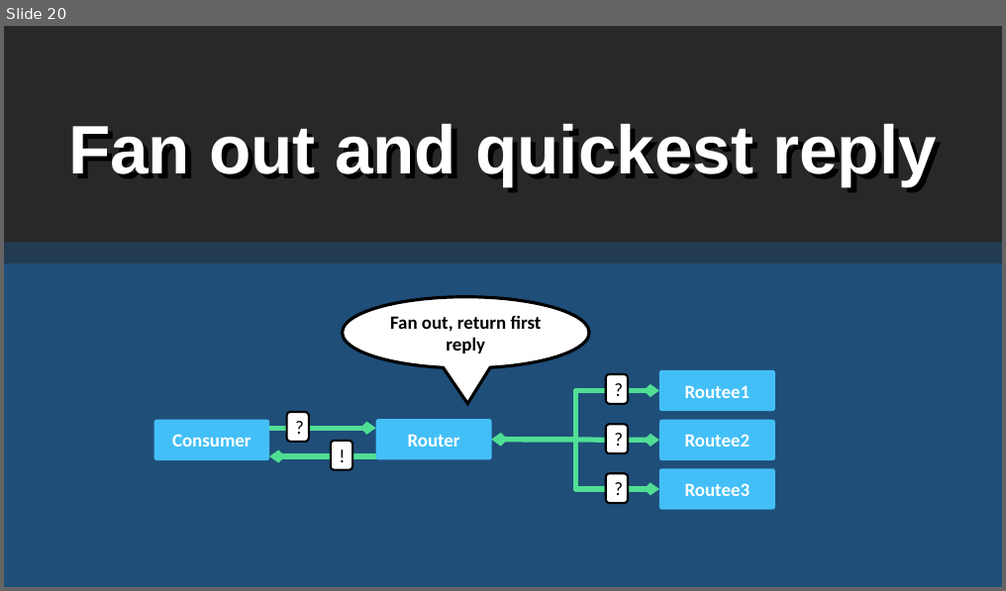
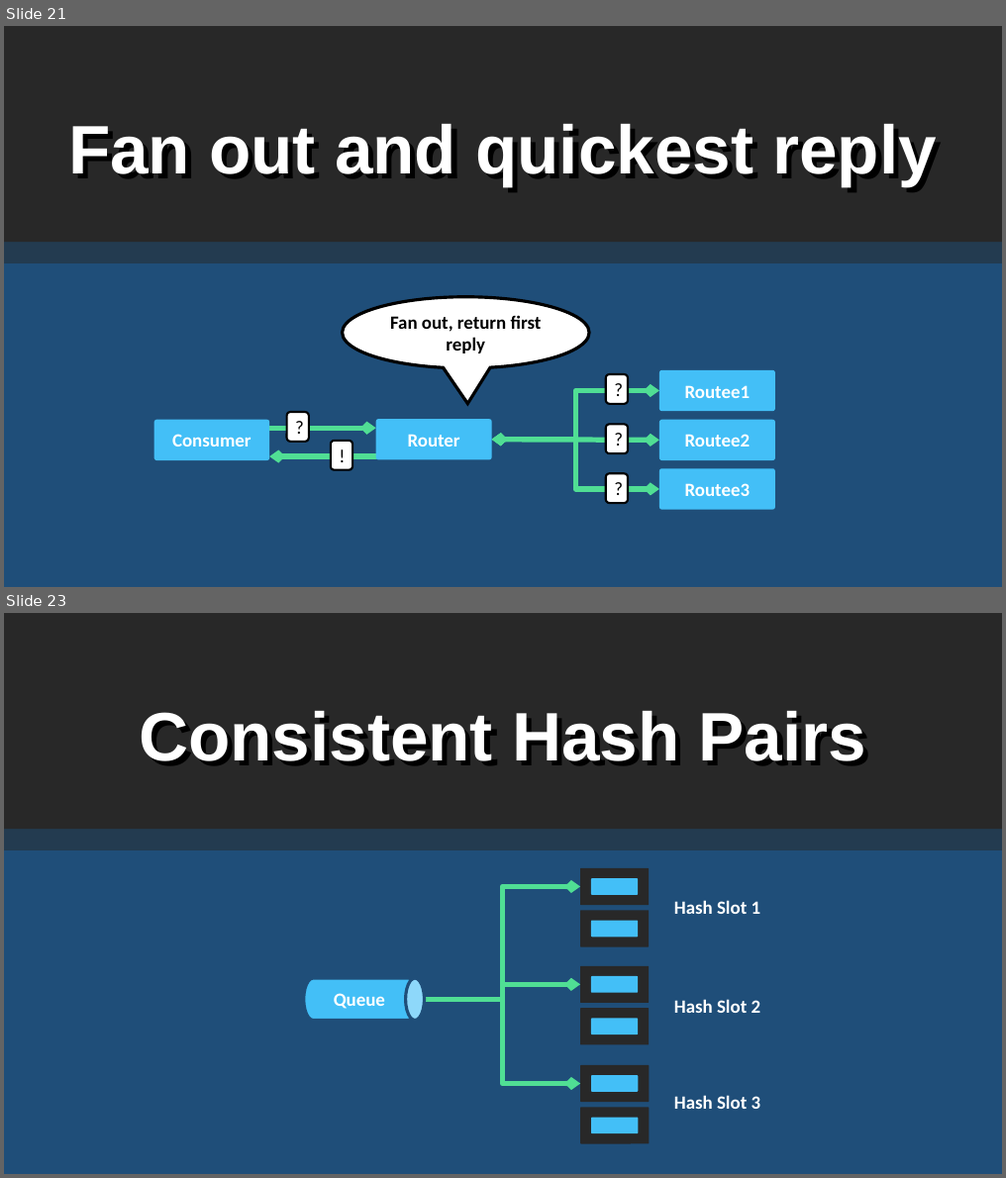
Before and after one commit to rogeralsing/Presentations, a slide deck: FailingGracefully/QConSP/protoactor.pptx. Shown one above the other, each under a label of ours: slide 20 before the commit, slides 21 and 23 after it; the slides between them are not shown. The pictures are 1006x591 and 1006x1178 pixels, drawn with LibreOffice and Linux fonts; fonts in the diff are those of the drawing. Boxes give left, top, right and bottom in pixels: in the first picture for what was removed or moved away, otherwise in the second. Text is boxed around its words. In the diff, an @@ line names an element or a change of style, - is before the commit and + after.

```diff
--- a/FailingGracefully/QConSP/protoactor.pptx
+++ b/FailingGracefully/QConSP/protoactor.pptx
@@ slide 23 added at [4,613,1002,1174], background #1F4E79 @@
@@ rounded rectangle added at [4,613,1002,829], fill #282828 @@
@@ text added at [139,710,866,761], 66 pt, text #FFFFFF, bold @@
+Consistent Hash Pairs
@@ rounded rectangle added at [4,829,1002,851], fill #233B50 @@
@@ elbow arrow added from (424, 999) to (580, 887), #50DE94 5 pt @@
@@ text added at [674,900,761,914], 18 pt, text #FFFFFF, bold @@
+Hash Slot 1
@@ group added at [580,868,648,947]: 4 rounded rectangles @@
@@ cylinder added at [304,978,425,1021], fill #43BFF7, outline #1F4E79 3 pt, 18 pt, text #FFFFFF, bold @@
+Queue
@@ elbow arrow added from (424, 999) to (580, 985), #50DE94 5 pt @@
@@ elbow arrow added from (424, 999) to (580, 1084), #50DE94 5 pt @@
@@ group added at [580,966,648,1045]: 4 rounded rectangles @@
@@ text added at [674,999,761,1013], 18 pt, text #FFFFFF, bold @@
+Hash Slot 2
@@ text added at [674,1095,761,1109], 18 pt, text #FFFFFF, bold @@
+Hash Slot 3
@@ group added at [580,1065,648,1145]: 4 rounded rectangles @@
@@ what was slide 20 is now slide 21 @@
```
Also in this commit, not shown: 3 slides changed, 3 other slides added, 3 slides removed, 1 other file.
